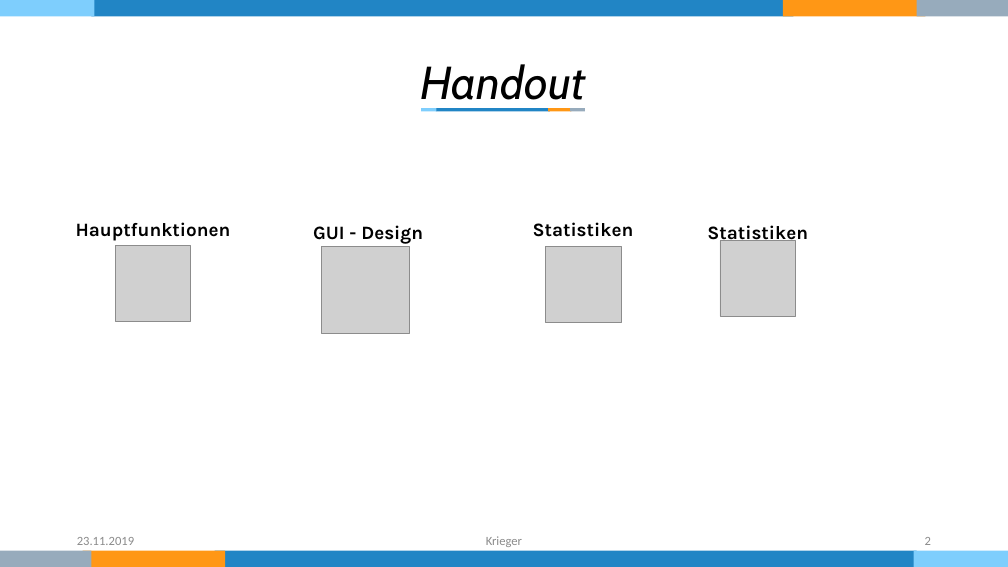
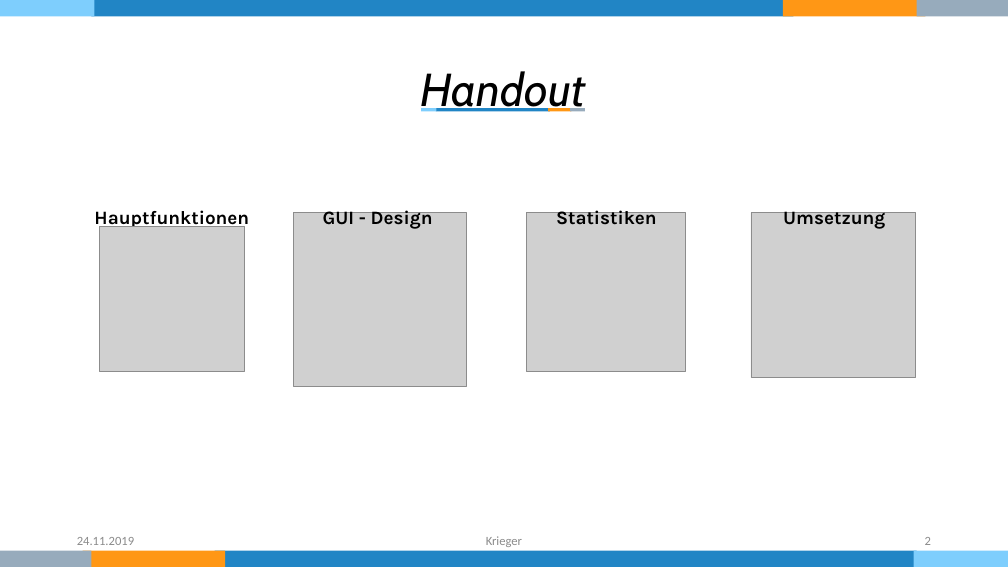
Before and after one commit to KriegersBlog/nordwind-tool, a slide deck: slide 2 of Dokumentation/Präsentation.pptx. Drawn at 1008x567 pixels with LibreOffice and Linux fonts; fonts in the diff are those of the drawing; grey boxes stand for pictures. Boxes give left, top, right and bottom in pixels: in the first picture for what was removed or moved away, otherwise in the second. Text is boxed around its words. In the diff, an @@ line names an element or a change of style, - is before the commit and + after.

```diff
--- a/Dokumentation/Präsentation.pptx
+++ b/Dokumentation/Präsentation.pptx
@@ text "Handout" rewrapped from box(421, 64, 586, 110) to box(421, 71, 586, 112) @@
@@ text "Hauptfunktionen": place and size @@
-text "Hauptfunktionen" at box(76, 222, 231, 241)
+text "Hauptfunktionen" at box(94, 210, 249, 230)
@@ text "GUI - Design": place and size @@
-text "GUI - Design" at box(313, 225, 423, 244)
+text "GUI - Design" at box(323, 207, 433, 229)
@@ text "Statistiken": place and size @@
-text "Statistiken" at box(533, 222, 634, 237)
+text "Statistiken" at box(556, 207, 657, 225)
@@ text at box(783, 207, 885, 229): text changed @@
-Statistiken
+Umsetzung
@@ picture: place and size @@
-picture at box(115, 246, 191, 321)
+picture at box(100, 227, 244, 371)
@@ picture: place and size @@
-picture at box(322, 247, 409, 333)
+picture at box(293, 212, 467, 386)
@@ picture: place and size @@
-picture at box(546, 247, 622, 322)
+picture at box(527, 212, 686, 371)
@@ picture: place and size @@
-picture at box(720, 240, 796, 316)
+picture at box(751, 212, 916, 377)
@@ text at box(77, 537, 134, 545): text changed @@
-23.11.2019
+24.11.2019
```
Also in this commit, not shown: 12 other slides changed, 1 other file.
